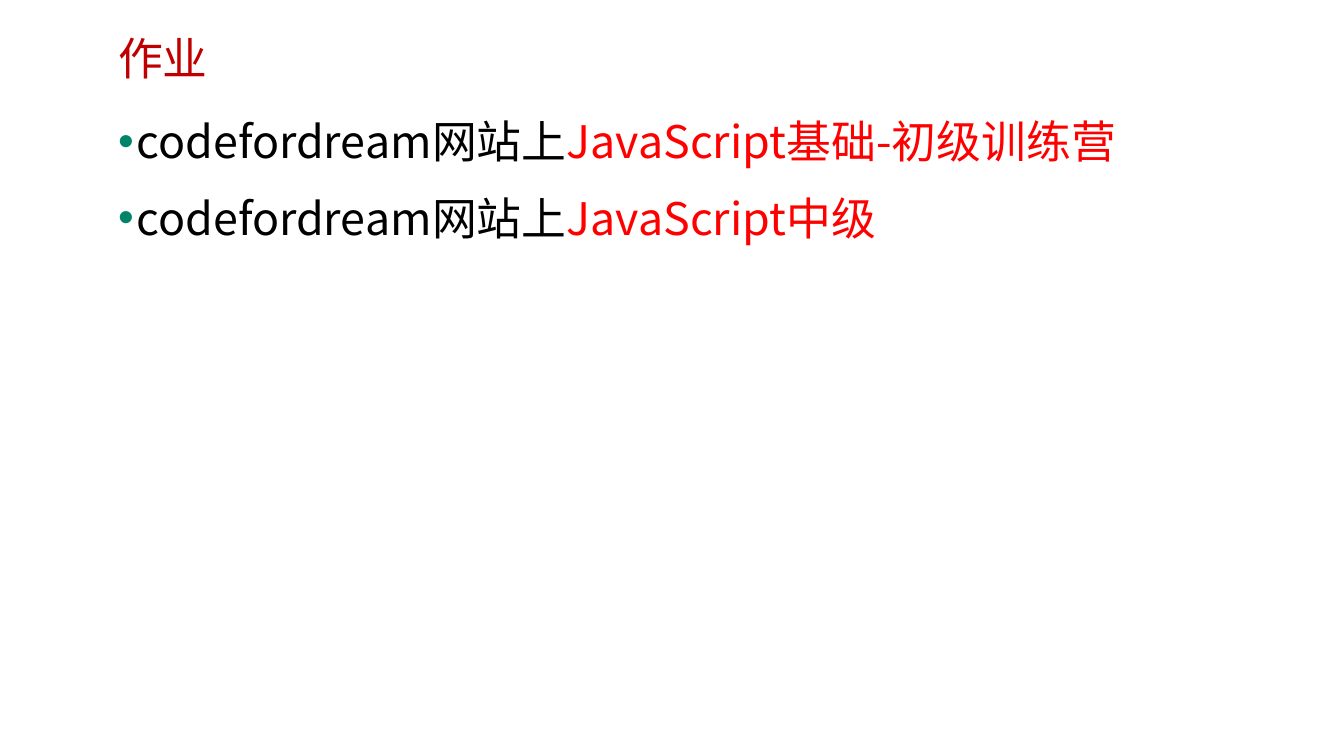
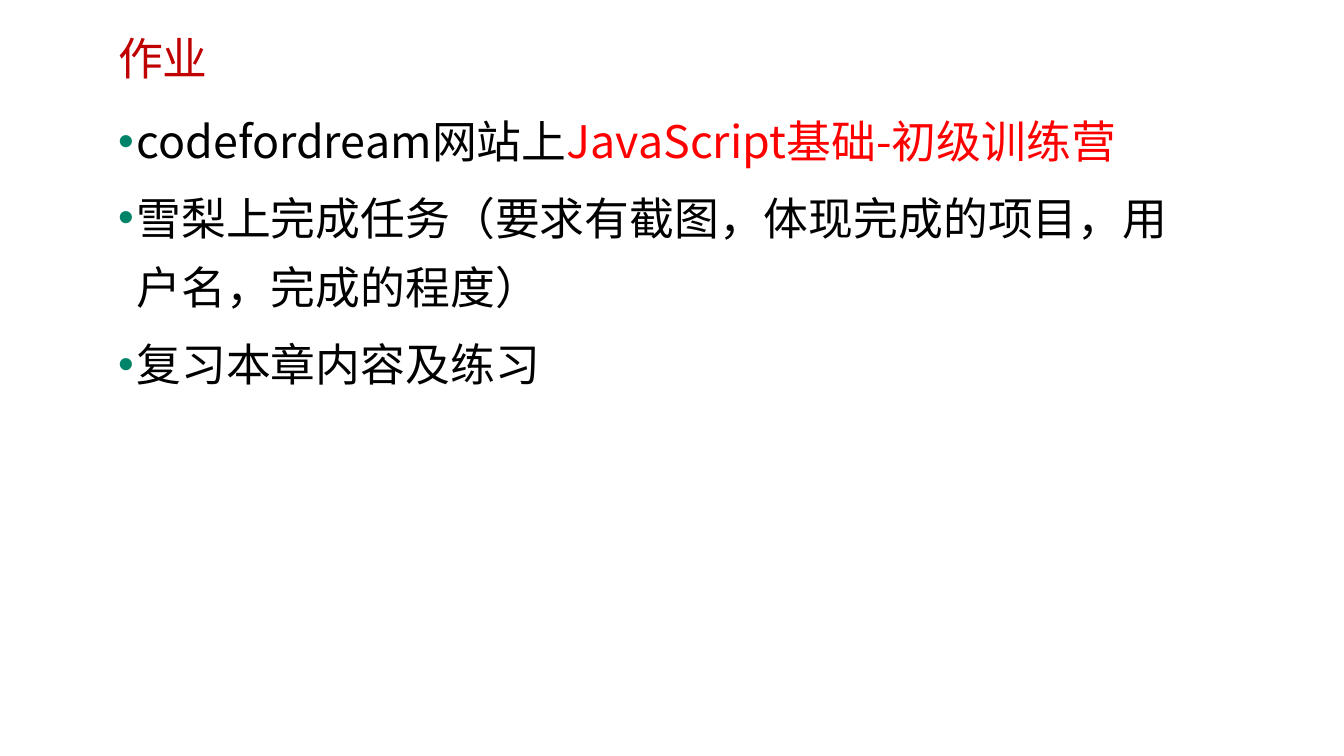
Before and after one commit to edu2act/course-javascript-advanced, a slide deck: slide 16 of 课程PPT/12.JS闭包.pptx (slide 15 before the commit). Drawn at 1344x756 pixels with LibreOffice and Linux fonts; fonts in the diff are those of the drawing; background and template pictures are left out. Boxes give left, top, right and bottom in pixels: in the first picture for what was removed or moved away, otherwise in the second. Text is boxed around its words. In the diff, an @@ line names an element or a change of style, - is before the commit and + after.

```diff
--- a/课程PPT/12.JS闭包.pptx
+++ b/课程PPT/12.JS闭包.pptx
@@ text at [137,197,1168,385]: text changed @@
-• codefordream网站上JavaScript中级
+• 雪梨上完成任务（要求有截图，体现完成的项目，用户名，完成的程度）
+• 复习本章内容及练习
```
Also in this commit, not shown: 3 other slides changed, 2 slides added, 1 slide removed, 3 other files.
